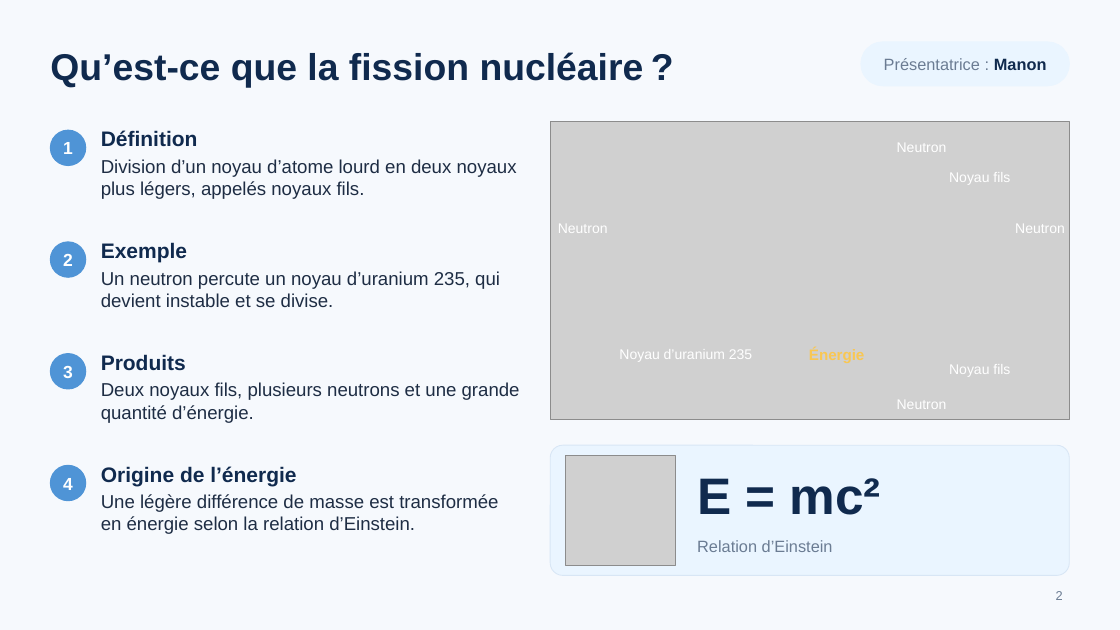
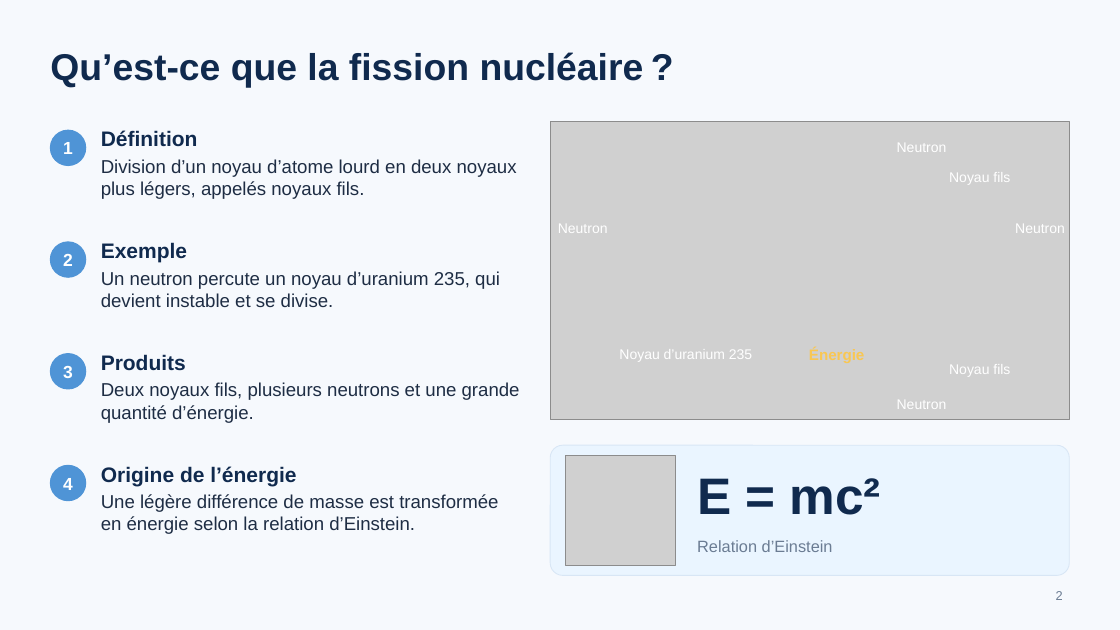
Before and after one commit to Noa13g/Kiffclub-, a slide deck: slide 2 of fission-nucleaire/La_fission_nucleaire_Oral_ES.pptx. Drawn at 1120x630 pixels with LibreOffice and Linux fonts; fonts in the diff are those of the drawing; grey boxes stand for pictures. Boxes give left, top, right and bottom in pixels: in the first picture for what was removed or moved away, otherwise in the second. Text is boxed around its words. In the diff, an @@ line names an element or a change of style, - is before the commit and + after.

```diff
--- a/fission-nucleaire/La_fission_nucleaire_Oral_ES.pptx
+++ b/fission-nucleaire/La_fission_nucleaire_Oral_ES.pptx
@@ rounded rectangle removed at bbox=[861, 42, 1070, 86] @@
@@ text removed at bbox=[884, 58, 1047, 70] @@
-Présentatrice : Manon
```
Also in this commit, not shown: 4 other slides changed.
